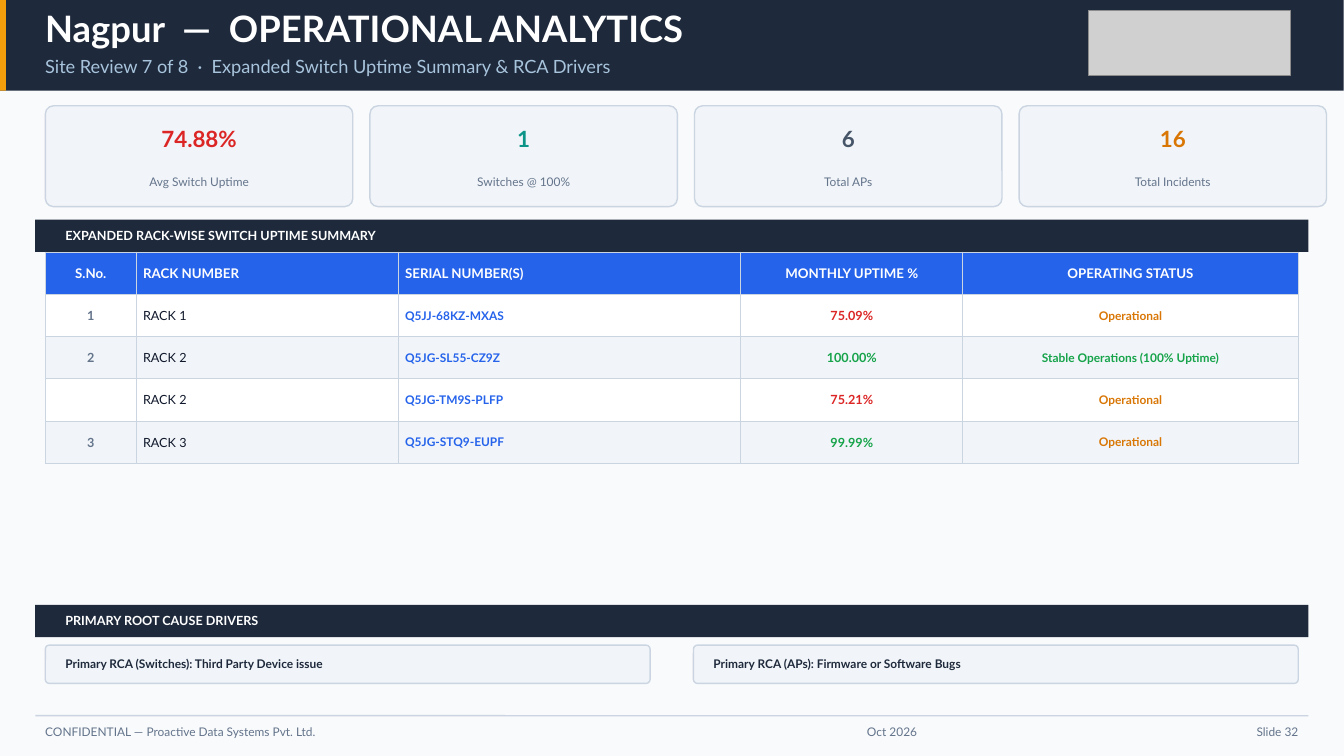
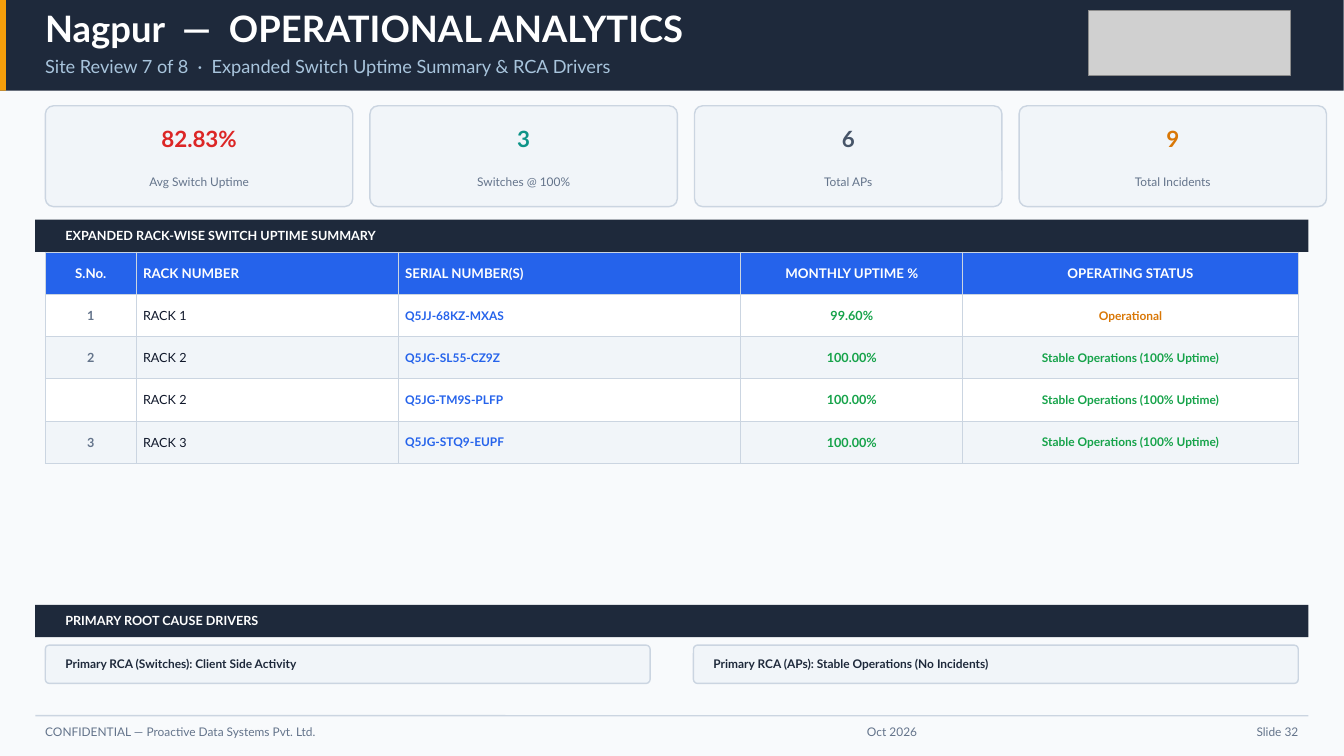
Before and after one commit to chhitij-21/executive-dashboard-qbr, a slide deck: slide 32 of Executive QBR Report - Jubilant Foodworks Ltd (JFL).pptx. Drawn at 1344x756 pixels with LibreOffice and Linux fonts; fonts in the diff are those of the drawing; grey boxes stand for pictures. Boxes give left, top, right and bottom in pixels: in the first picture for what was removed or moved away, otherwise in the second. Text is boxed around its words. In the diff, an @@ line names an element or a change of style, - is before the commit and + after.

Commit message:
fix(ssot): update canonical dataset to August 2026 (1 August 2026 – 31 August 2026) with 86 incidents and 444 devices

```diff
--- a/Executive QBR Report - Jubilant Foodworks Ltd (JFL).pptx
+++ b/Executive QBR Report - Jubilant Foodworks Ltd (JFL).pptx
@@ text at bbox=[161, 130, 236, 147]: text changed @@
-74.88%
+82.83%
@@ text at bbox=[517, 130, 530, 147]: text changed @@
-1
+3
@@ text at bbox=[1166, 130, 1179, 147]: text changed @@
-16
+9
@@ table at bbox=[45, 252, 1299, 452] @@
-row 2, column 4: 75.09%
+row 2, column 4: 99.60%
-row 4, column 4: 75.21%
+row 4, column 4: 100.00%
-row 4, column 5: Operational
+row 4, column 5: Stable Operations (100% Uptime)
-row 5, column 4: 99.99%
+row 5, column 4: 100.00%
-row 5, column 5: Operational
+row 5, column 5: Stable Operations (100% Uptime)
@@ text at bbox=[65, 659, 297, 670]: text changed @@
-Primary RCA (Switches): Third Party Device issue
+Primary RCA (Switches): Client Side Activity
@@ text at bbox=[713, 659, 988, 670]: text changed @@
-Primary RCA (APs): Firmware or Software Bugs
+Primary RCA (APs): Stable Operations (No Incidents)
```
Also in this commit, not shown: 35 other slides changed, 4 other files.
